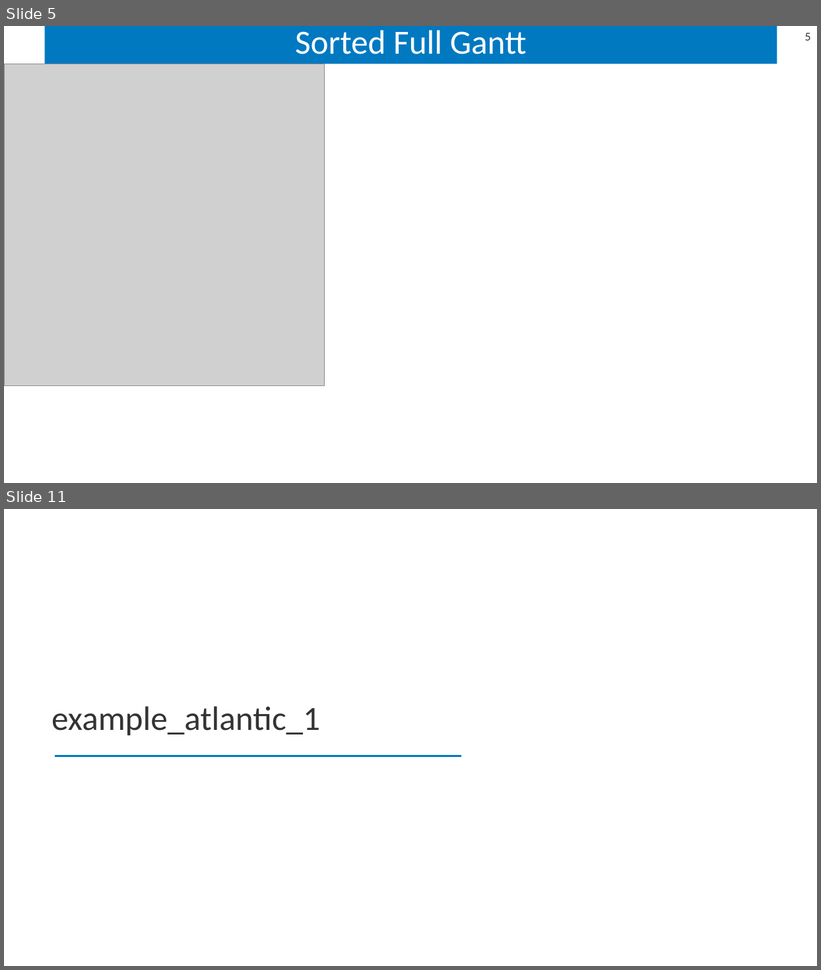
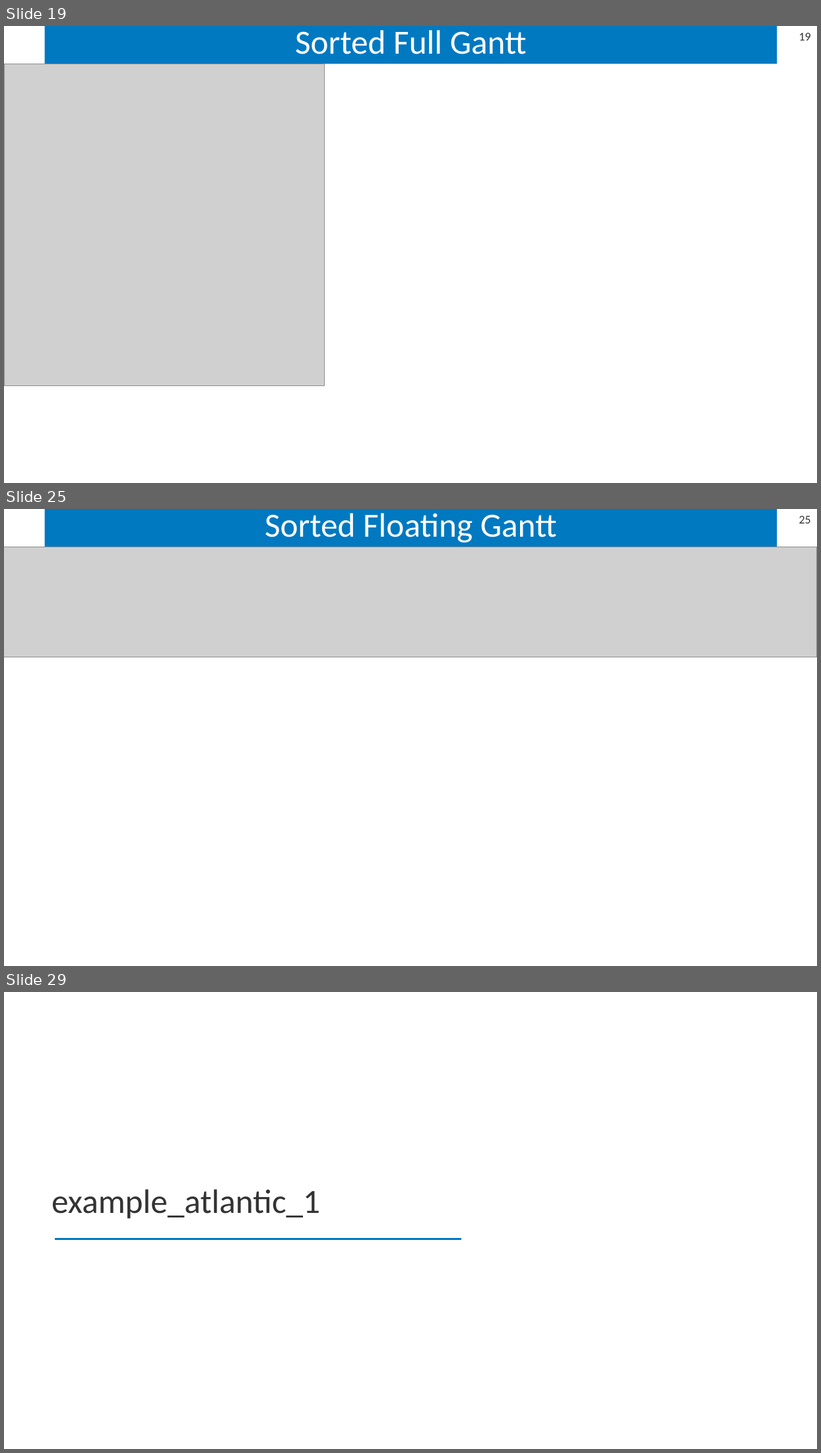
Before and after one commit to sbredenk/CORAL, a slide deck: postprocessing/results/example_atlantic/example_atlantic_results.pptx. Shown one above the other, each under a label of ours: slides 5 and 11 before the commit, slides 19, 25 and 29 after it; the slides between them are not shown. The pictures are 821x970 and 821x1453 pixels, drawn with LibreOffice and Linux fonts; fonts in the diff are those of the drawing; grey boxes stand for pictures. Boxes give left, top, right and bottom in pixels: in the first picture for what was removed or moved away, otherwise in the second. Text is boxed around its words. In the diff, an @@ line names an element or a change of style, - is before the commit and + after.

```diff
--- a/postprocessing/results/example_atlantic/example_atlantic_results.pptx
+++ b/postprocessing/results/example_atlantic/example_atlantic_results.pptx
@@ slide 25 added at <box>4,509,817,966</box>, background #FFFFFF; not listed: 1 template element that a slide beside it also shows @@
@@ title added at <box>45,509,778,547</box>, fill #0079C1, 40 pt, text #FFFFFF @@
+Sorted Floating Gantt
@@ picture added at <box>4,547,817,657</box> @@
@@ what was slide 5 is now slide 19 @@
@@ page number at <box>799,33,811,41</box>: text changed @@
-5
+19
@@ what was slide 11 is now slide 29 @@
```
Also in this commit, not shown: 39 other slides added, 7 other files.
